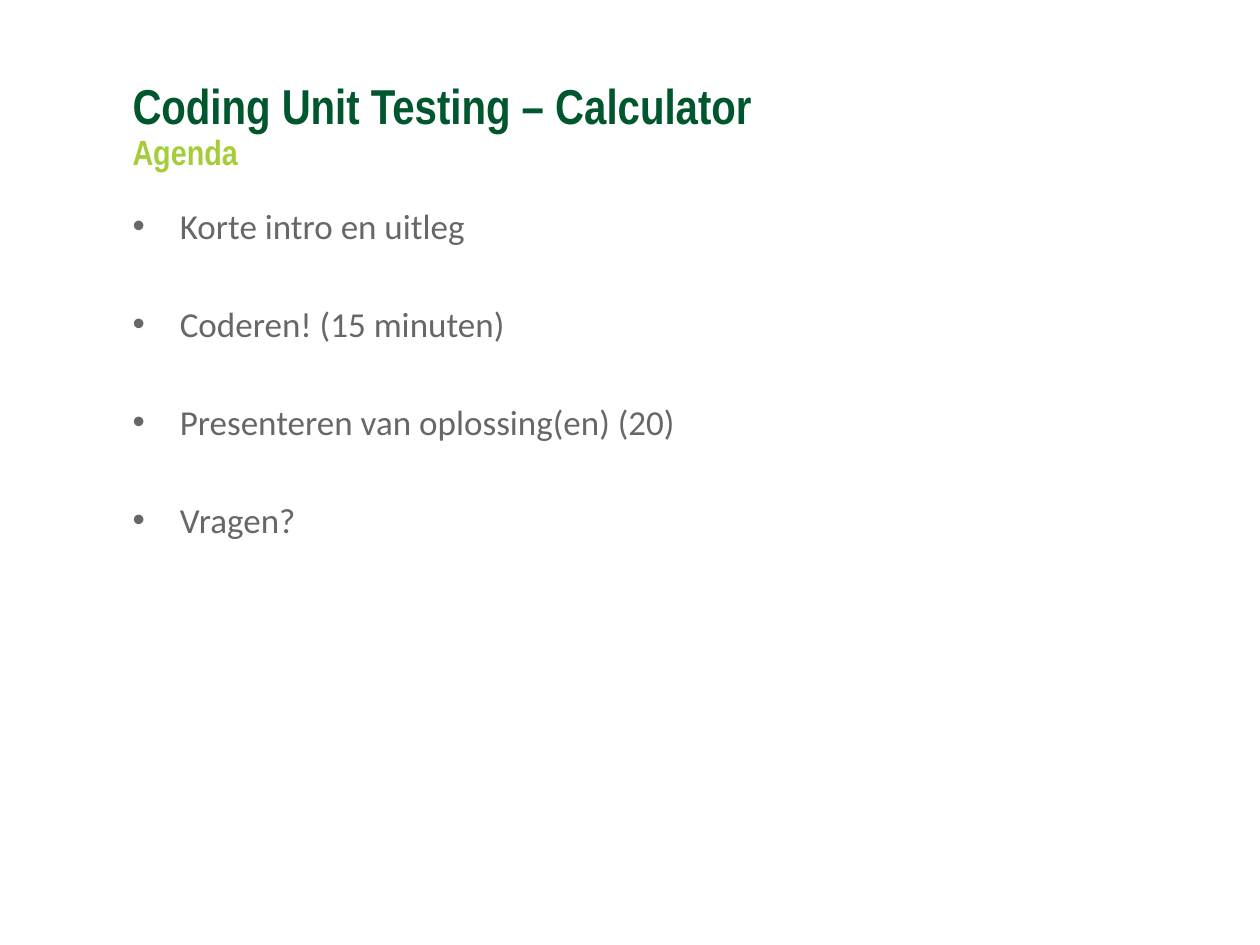
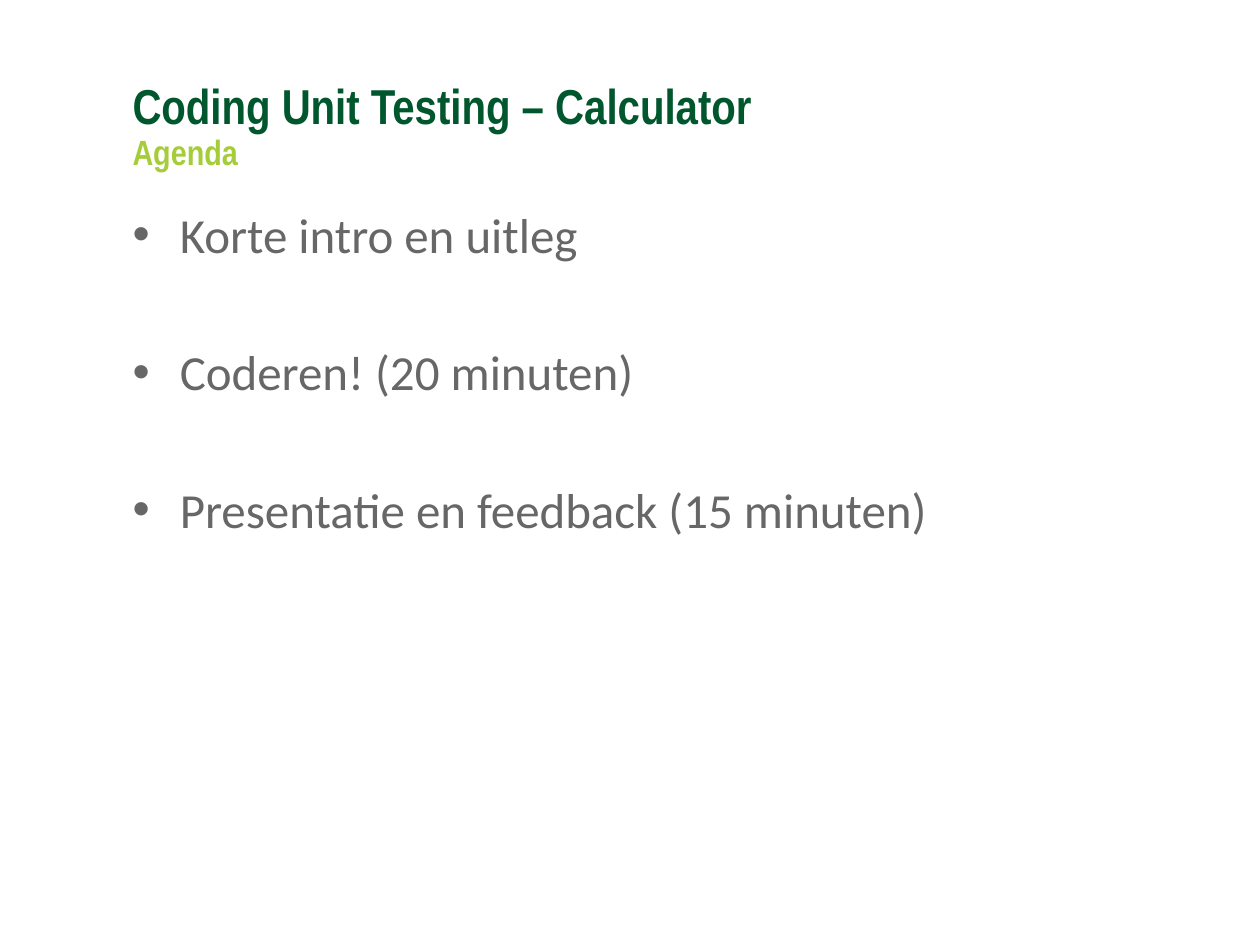
Before and after one commit to Ozindar/GCUnitTestDojo, a slide deck: slide 2 of calculator/Coding Kata - Calculator.pptx. Drawn at 1260x945 pixels with LibreOffice and Linux fonts; fonts in the diff are those of the drawing; background and template pictures are left out. Boxes give left, top, right and bottom in pixels: in the first picture for what was removed or moved away, otherwise in the second. Text is boxed around its words. In the diff, an @@ line names an element or a change of style, - is before the commit and + after.

```diff
--- a/calculator/Coding Kata - Calculator.pptx
+++ b/calculator/Coding Kata - Calculator.pptx
@@ text at (180,219,578,262): size 20 to 28 pt in "Korte intro en uitleg"; more space between paragraphs @@
@@ text at (180,354,926,535): text changed; size 20 to 28 pt @@
-• Coderen! (15 minuten)
-• Presenteren van oplossing(en) (20)
-• Vragen?
+• Coderen! (20 minuten)
+• Presentatie en feedback (15 minuten)
```
Also in this commit, not shown: 1 other slide changed, 1 slide added, 2 other files.
